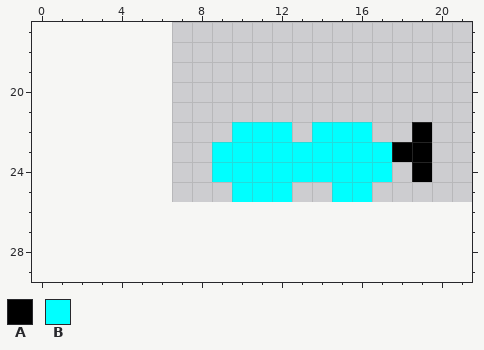
Two versions of one pixel-art sprite, GoGoGadgetPixelReducer/sprites/spr_waterbottle/ca462234-53ab-4f02-a3d0-15d7a6384b95.png. Above: the version before the commit.
The file is 16x20 pixels. Shown: x 0..21, y 17..29. The old version is drawn lined up with the new one, on the new canvas.
Palette (. is transparent): A #000000  B #00ffff
Pixels before, first column x 9:
22 .BBB.BBB..A
23 BBBBBBBBBAA
24 BBBBBBBBB.A
25 .BBB..BB...
The same view after the edit:
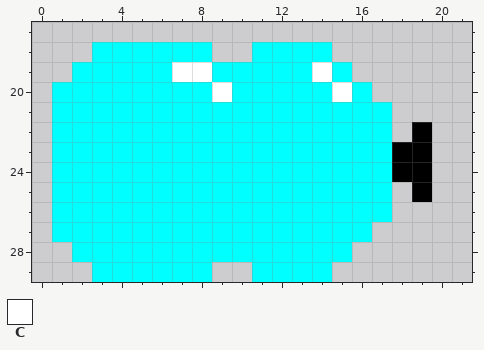
Colours new in this view: C #ffffff
The exact change:
canvas 16x20 -> 24x30, the old top-left corner now at 7,6
Colour A now appears in row 24 at x 18; in row 25 at x 19.
Colour B now appears in row 18 at x 3 to 8 and 11 to 14; in row 19 at x 2 to 6, 9 to 13 and 15; in row 20 at x 1 to 8, 10 to 14 and 16; in row 21 at x 1 to 17; in row 22 at x 1 to 9, 13 and 17; in rows 23 to 24 at x 1 to 8.
Colour B now appears in row 25 at x 1 to 9, 13 to 14 and 17; in row 26 at x 1 to 17; in row 27 at x 1 to 16; in row 28 at x 2 to 15; in row 29 at x 3 to 8 and 11 to 14.
Colour C now appears in row 19 at x 7 to 8 and 14; in row 20 at x 9 and 15.
